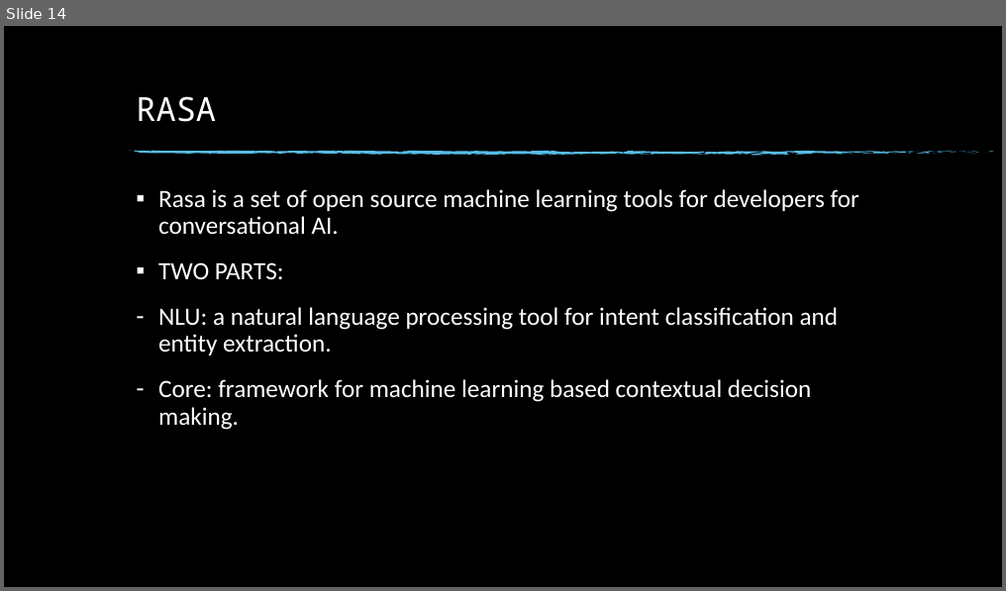
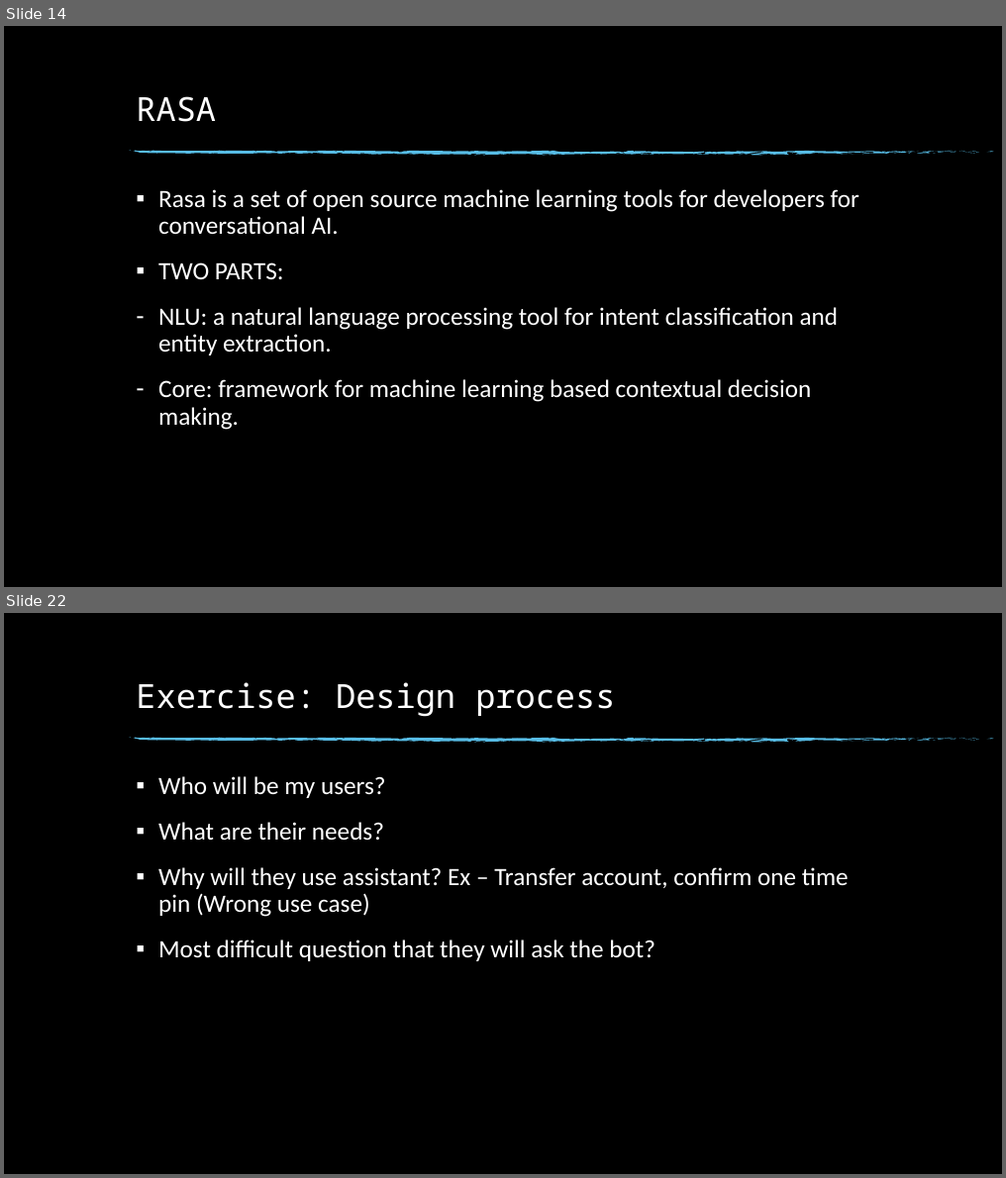
Before and after one commit to dinesh19aug/rasa-workshop, a slide deck: Natural Language Processing Workshop.pptx. Shown one above the other, each under a label of ours: slide 14 before the commit, slides 14 and 22 after it; the slides between them are not shown. The pictures are 1006x591 and 1006x1178 pixels, drawn with LibreOffice and Linux fonts; fonts in the diff are those of the drawing; background and template pictures are left out. Boxes give left, top, right and bottom in pixels: in the first picture for what was removed or moved away, otherwise in the second. Text is boxed around its words. In the diff, an @@ line names an element or a change of style, - is before the commit and + after.

Commit message:
Added exercise 2

```diff
--- a/Natural Language Processing Workshop.pptx
+++ b/Natural Language Processing Workshop.pptx
@@ slide 22 added at (4,613,1002,1174), background picture (left out); not listed: 74 template elements that a slide beside it also shows @@
@@ title added at (136,682,615,717), 32 pt, text #FFFFFF @@
+Exercise: Design process
@@ text added at (158,776,848,961), 24 pt, text #FFFFFF @@
+▪ Who will be my users?
+▪ What are their needs?
+▪ Why will they use assistant? Ex – Transfer account, confirm one time pin (Wrong use case)
+▪ Most difficult question that they will ask the bot?
```
Also in this commit, not shown: 11 other slides added, 3 other files.
